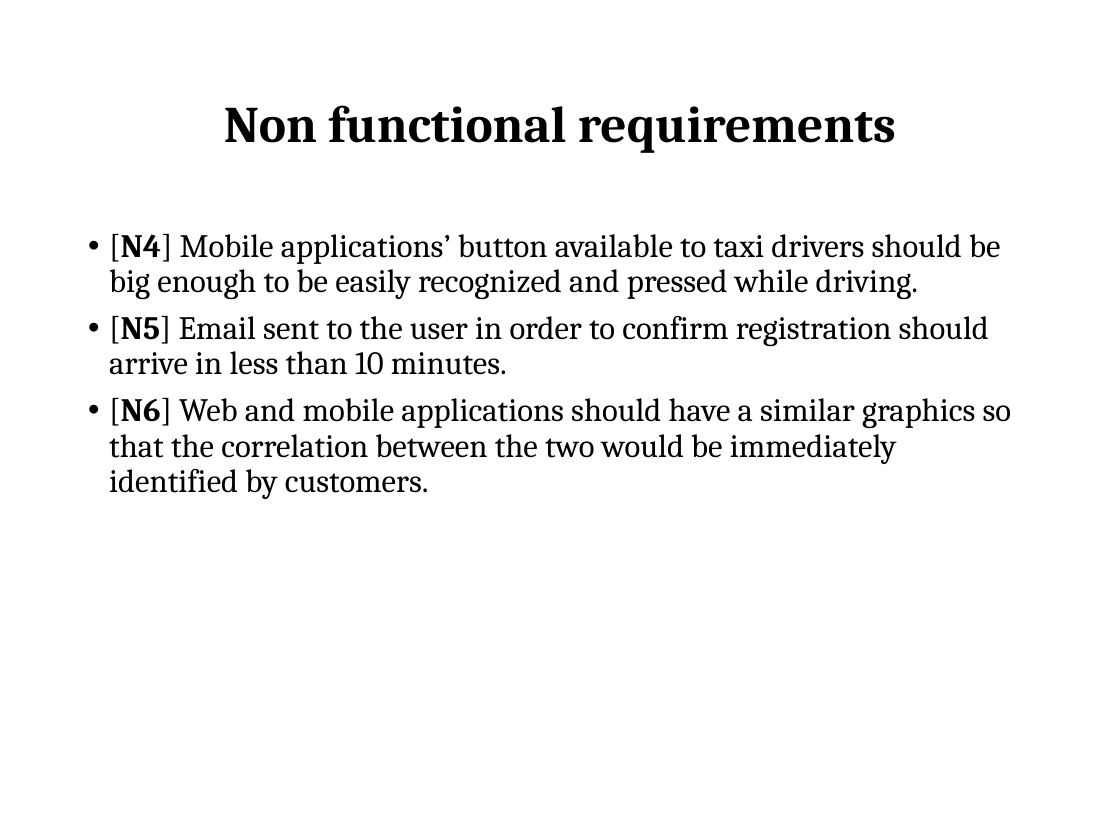
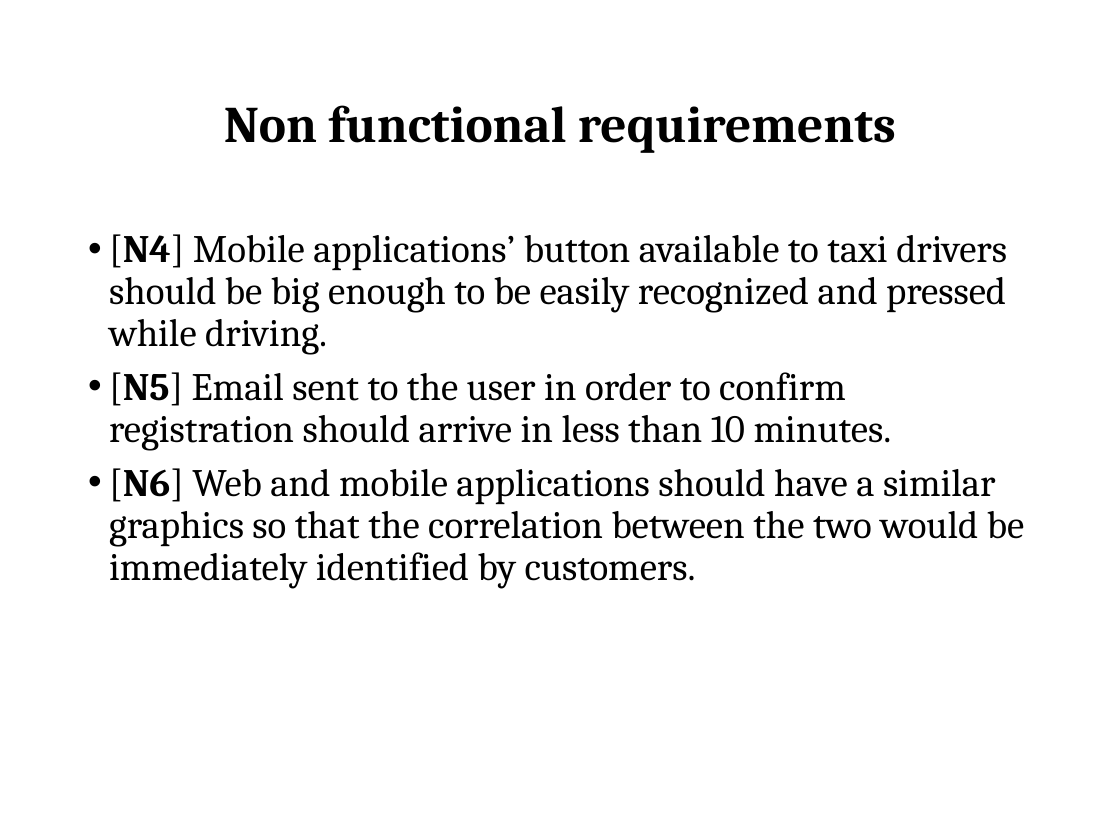
Before and after one commit to MarcoRomani/myTaxyService-SE2-PozziRomani, a slide deck: slide 31 of OtherStuff/Presentation/Final presentation 4_3.pptx. Drawn at 1120x840 pixels with LibreOffice and Linux fonts; fonts in the diff are those of the drawing. Boxes give left, top, right and bottom in pixels: in the first picture for what was removed or moved away, otherwise in the second. Text is boxed around its words. In the diff, an @@ line names an element or a change of style, - is before the commit and + after.

```diff
--- a/OtherStuff/Presentation/Final presentation 4_3.pptx
+++ b/OtherStuff/Presentation/Final presentation 4_3.pptx
@@ text "[N4] Mobile applications’ button available ..." at <box>109,234,1024,589</box>: size 21 to 25 pt @@
```
Also in this commit, not shown: 4 other slides changed, 1 other file.
